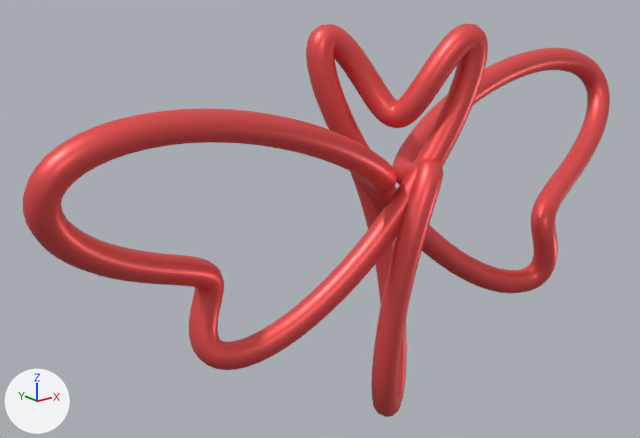
The glTF model flower/vr/outros/butterfly2.glb as it was, and as the next commit left it.
Both versions are drawn from a 50 mm camera at (-7.56, -7.93, 3.05) aimed at (-0.71, 0.63, -0.37). The axes (+X, +Y, +Z) are drawn at lower left. The lights are the same throughout. The picture after the commit comes second. Vertices at exactly the same position are counted once.

The first picture shows 'MyParametricCurve'.
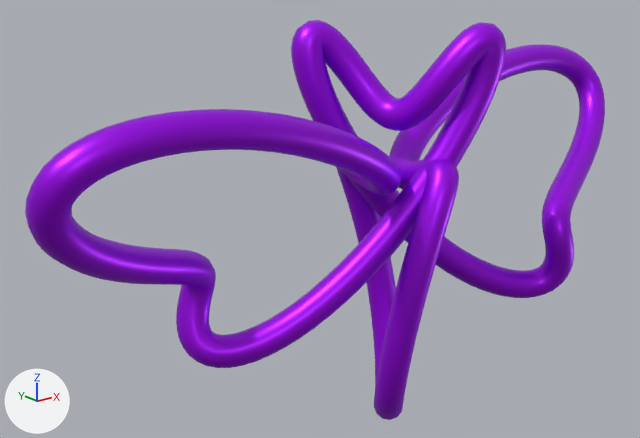
Pixel boxes [x1, y1, x2, y2] of what changed, in the pictures (640 x 438 px):
'MyParametricCurve', recoloured, reshaped: before [23, 23, 610, 417]; after [25, 20, 605, 420]

What the commit changed:
Material 'Material' (mat_material) changes colour from red #f95959 to purple #aa00f9; in linear values from (0.95, 0.1, 0.1) to (0.4, 0.0, 0.95).
me_parametriccurve_144 is used by ob_myparametriccurve; location (0.0, 0.0, 0.0).
me_parametriccurve_144 had 3600 vertices, 7176 faces and spanned x -4.85..4.85, y -0.67..0.67, z -3.17..2.11.
me_parametriccurve_144 now has 3600 vertices, 7176 faces and spans x -4.88..4.89, y -0.95..0.95, z -3.2..2.14.
me_parametriccurve_144 part 1: 3600 of 3600 vertices moved; they spanned x -4.85..4.85, y -0.67..0.67, z -3.17..2.11 and now span x -4.88..4.89, y -0.95..0.95, z -3.2..2.14; mean shift (0.0, 0.0, 0.0).
